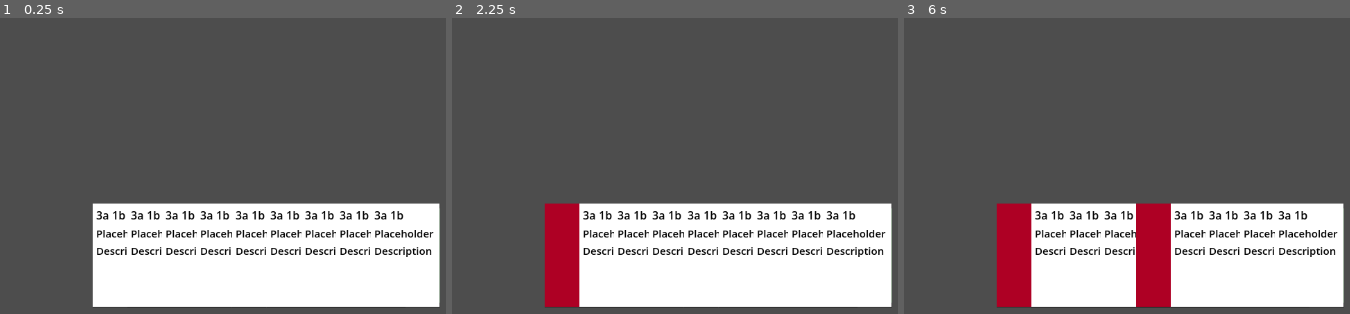
Above: before the commit, frames 1-3 (left to right).
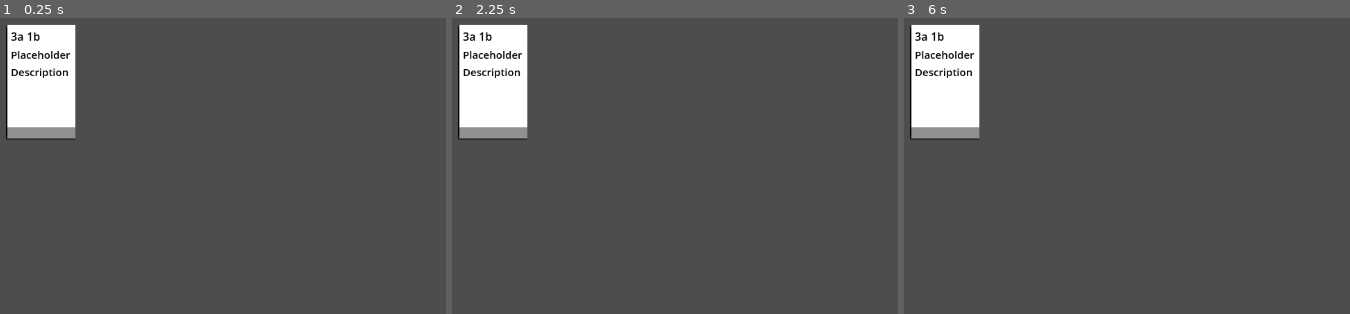
Above: after the commit, the same moments.

Repository: emrysshevek/gameganggame
Game: Godot game, scene res://cards/card_test_scene.tscn
Two runs of this game, one before a commit and one after it. Both use one fixed random seed, a clock stepped at 60 frames per second and the inputs below. This scene is started directly instead of the project's main scene.
Inputs (mouse positions are in pixels of both pictures, inside the frame that each line leads up to):
- Up to frame 1 (0.25 s): no input
- Up to frame 2 (2.25 s): click (581, 254) at 0.52 s; click (581, 254) at 1.27 s; click (581, 254) at 2.02 s
- Up to frame 3 (6 s): tap Enter at 2.75, 4.25, 5.75 s; move the mouse to (outside the picture) at 2.77 s; hold Shift 2.78-3.5 s; click (outside the picture) at 2.92 s; tap Space at 3.5, 5 s; drag from (1019, 163) to (1140, 231) at 3.52 s; move the mouse to (1260, 41) at 4.27 s; tap Ctrl at 4.35 s; click (1260, 41) at 4.42 s; drag from (1140, 231) to (939, 74) at 5.02 s; move the mouse to (outside the picture) at 5.77 s; tap Alt at 5.85 s; click (outside the picture) at 5.92 s

The runs differ from the first frame. In frame 1, 33% of the frame differs, in the area x 1-99%, y 2-98%; in frame 2, 33%; in frame 3, 33%.

Commit message:
fixed card repositioning

Diff:
--- a/cards/card.tscn
+++ b/cards/card.tscn
@@ -34,8 +34,9 @@
 anchor_bottom = 1.0
 grow_horizontal = 2
 grow_vertical = 2
-theme_override_constants/margin_right = 1
-theme_override_constants/margin_bottom = 1
+theme_override_constants/margin_left = 2
+theme_override_constants/margin_right = 0
+theme_override_constants/margin_bottom = 2
 
 [node name="Back" type="ColorRect" parent="MarginContainer" unique_id=698116195]
 visible = false
--- a/cards/card_test_scene.tscn
+++ b/cards/card_test_scene.tscn
@@ -16,10 +16,10 @@
 
 [node name="Pile" parent="." unique_id=614346643 node_paths=PackedStringArray("cards") instance=ExtResource("1_cthd1")]
 layout_mode = 1
-offset_left = 311.0
-offset_top = 422.0
-offset_right = -340.0
-offset_bottom = -90.0
+offset_left = 236.0
+offset_top = 250.0
+offset_right = -916.0
+offset_bottom = -398.0
 cards = [NodePath("Card"), NodePath("Card2"), NodePath("Card3"), NodePath("Card4"), NodePath("Card5"), NodePath("Card6"), NodePath("Card7"), NodePath("Card8"), NodePath("Card9")]
 
 [node name="ColorRect" type="ColorRect" parent="Pile" unique_id=1727720866]
--- a/cards/pile.gd
+++ b/cards/pile.gd
@@ -71,7 +71,7 @@
 		area_offset = Vector2(size.x / 2.0, 0)
 		spacing = Vector2(0, size.y / float(count + 1))
 	if area == Vector2.ZERO:
-		spacing.y += 1
+		spacing.y -= 2
 
 	var curr_pos := global_position + area_offset - card_offset
 	for card in cards:
Not shown: 1 places in cards/card_test_scene.tscn that only renumber resources
